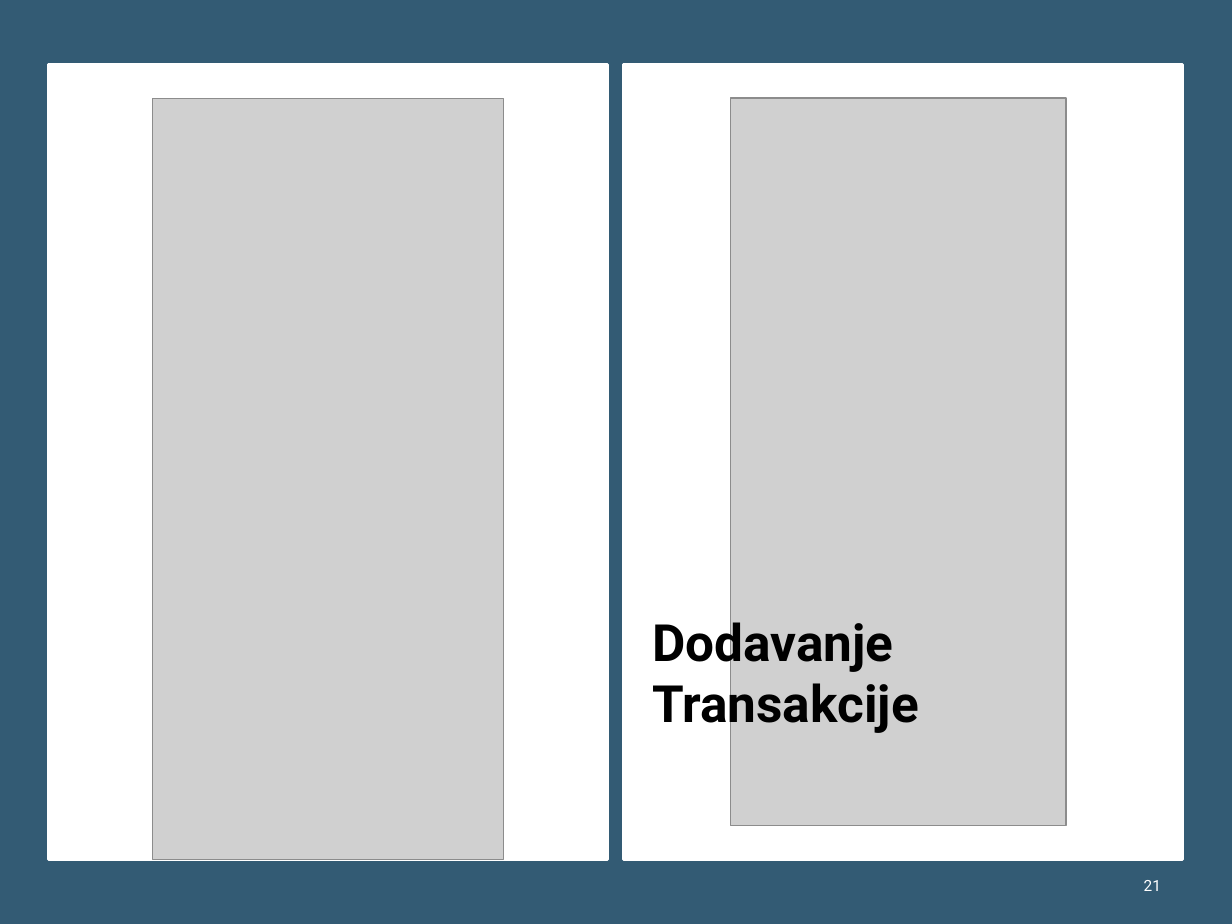
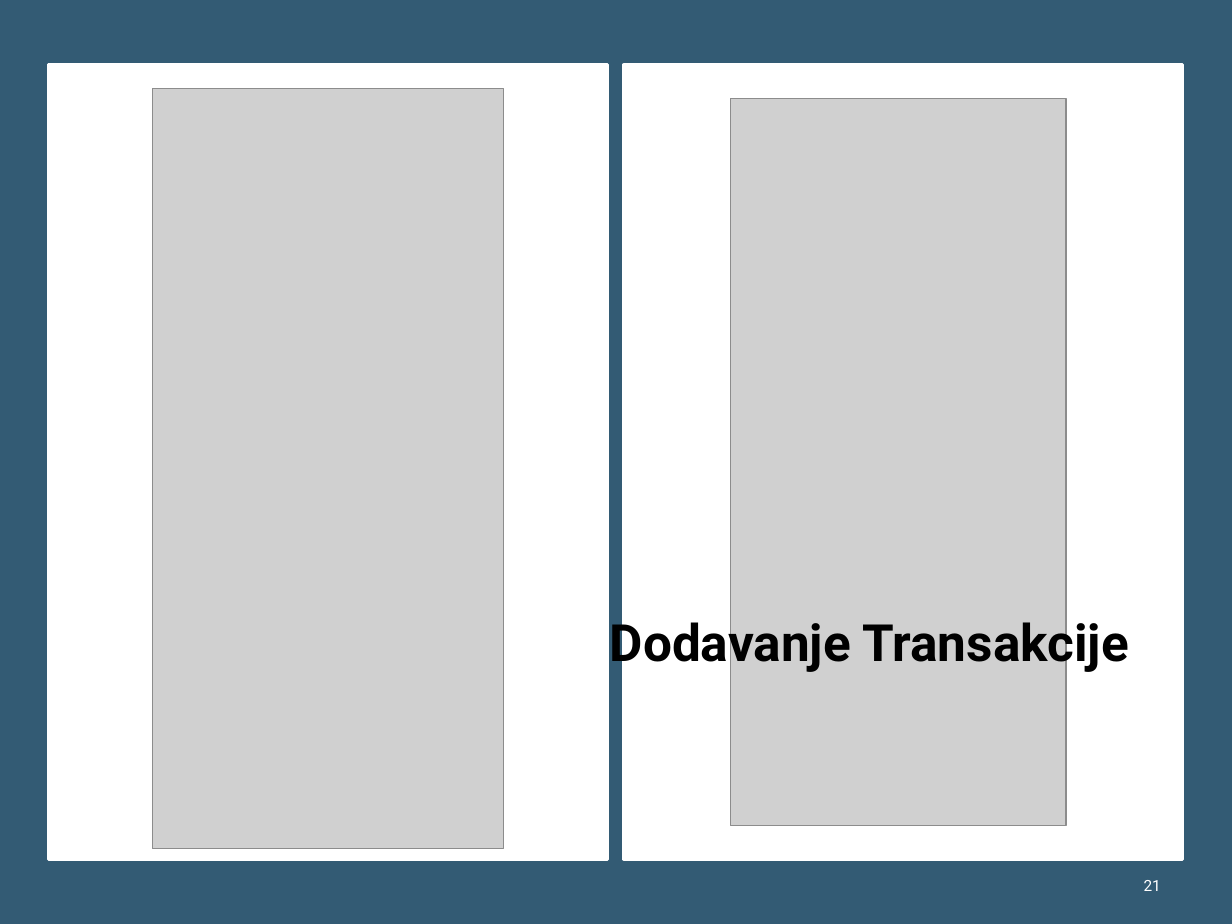
Before and after one commit to lukskoki/Racunko, a slide deck: slide 21 of Dokumentacija/PROINZ_TG11.4_Racunko.pptx. Drawn at 1232x924 pixels with LibreOffice and Linux fonts; fonts in the diff are those of the drawing; grey boxes stand for pictures; background and template pictures are left out. Boxes give left, top, right and bottom in pixels: in the first picture for what was removed or moved away, otherwise in the second. Text is boxed around its words. In the diff, an @@ line names an element or a change of style, - is before the commit and + after.

```diff
--- a/Dokumentacija/PROINZ_TG11.4_Racunko.pptx
+++ b/Dokumentacija/PROINZ_TG11.4_Racunko.pptx
@@ picture: place and size @@
-picture at <box>153,99,504,859</box>
+picture at <box>153,89,504,849</box>
@@ text "Dodavanje Transakcije" rewrapped from <box>652,613,919,735</box> to <box>610,613,1129,673</box> @@
```
Also in this commit, not shown: 14 other slides changed.
